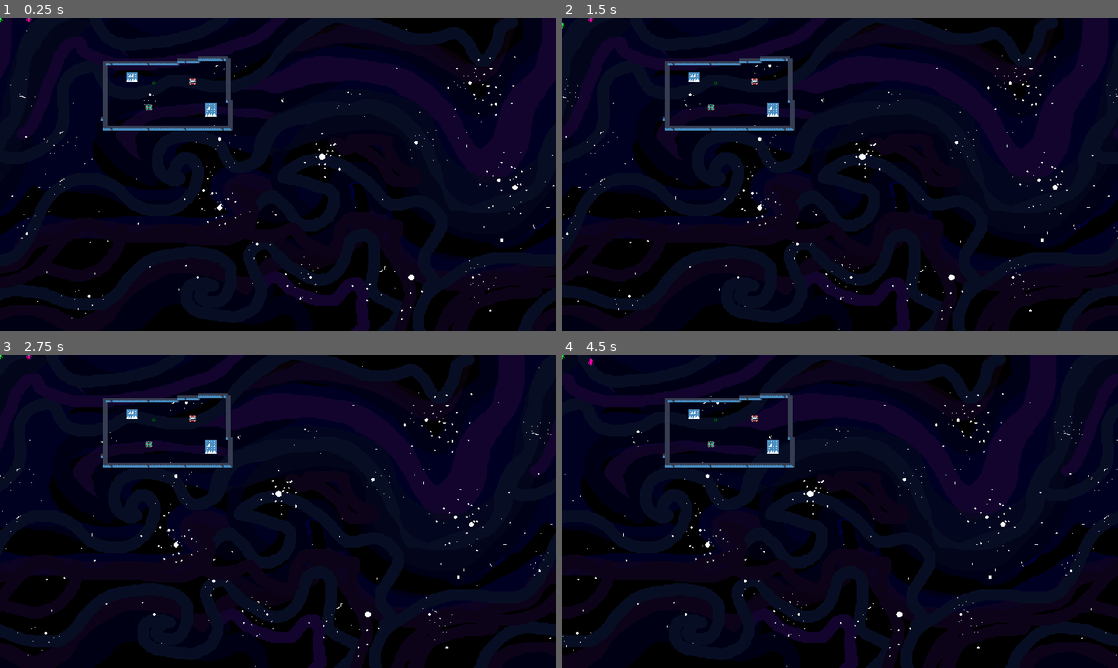
Above: before the commit, frames 1-4 (two rows, left to right).
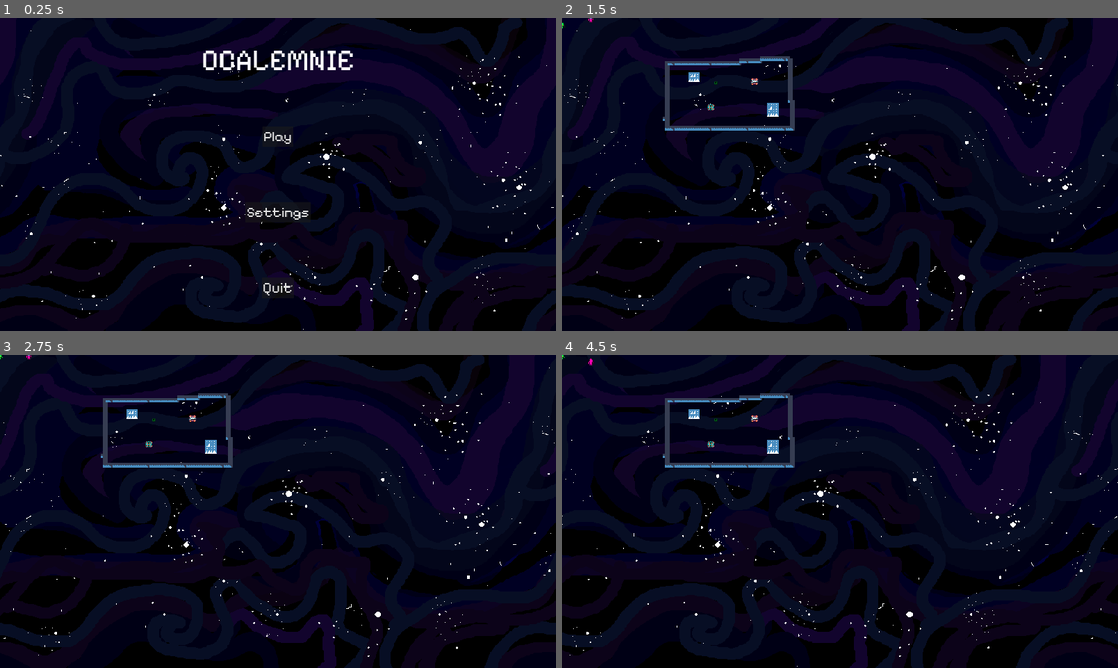
Above: after the commit, the same moments.

Repository: feargrinn/cyberiada2024
Game: Godot game, scene res://scenes/key_scenes/main_menu.tscn
Same seed, same stepped clock (60 frames per second), same inputs: the game is played once before the commit and once after it. Before the commit the project starts from res://scenes/key_scenes/game.tscn. The engine's default icon, where the game draws it, is replaced by a stand-in: a white triangle on a blue panel in a dark square.
Inputs (mouse positions are in pixels of both pictures, inside the frame that each line leads up to):
- Up to frame 1 (0.25 s): no input
- Up to frame 2 (1.5 s): click (840, 136) at 0.5 s, where only the run after the commit has a clickable "Play"; tap Enter (interact_B) at 1.25 s; tap S (A_dol) at 1.35 s
- Up to frame 3 (2.75 s): tap W (A_gora) at 2.1 s
- Up to frame 4 (4.5 s): tap A (A_lewo) at 2.85 s; tap D (A_prawo) at 3.6 s; tap Down (B_dol) at 4.35 s

The runs differ from the first frame. In frame 1, 8.2% of the frame differs, in the area x 0-100%, y 0-100%; in frame 2, 12%; in frame 3, 12%; in frame 4, 12%.

Commit message:
I think minor sound changes?
tbh i forgor alr

Diff:
--- a/default_bus_layout.tres
+++ b/default_bus_layout.tres
@@ -1,11 +1,13 @@
-[gd_resource type="AudioBusLayout" format=3 uid="uid://cm5o1hqvq1jbr"]
+[gd_resource type="AudioBusLayout" load_steps=2 format=3 uid="uid://d2dafg8vnfwt8"]
+
+[sub_resource type="AudioEffectEQ" id="AudioEffectEQ_f64pg"]
 
 [resource]
 bus/1/name = &"Music"
 bus/1/solo = false
 bus/1/mute = false
 bus/1/bypass_fx = false
-bus/1/volume_db = 0.0
+bus/1/volume_db = -8.00903
 bus/1/send = &"Master"
 bus/2/name = &"SFX"
 bus/2/solo = false
@@ -13,3 +15,5 @@
 bus/2/bypass_fx = false
 bus/2/volume_db = 0.0
 bus/2/send = &"Master"
+bus/2/effect/0/effect = SubResource("AudioEffectEQ_f64pg")
+bus/2/effect/0/enabled = false
--- a/project.godot
+++ b/project.godot
@@ -11,7 +11,7 @@
 [application]
 
 config/name="gamejam working"
-run/main_scene="res://scenes/key_scenes/game.tscn"
+run/main_scene="res://scenes/key_scenes/main_menu.tscn"
 config/features=PackedStringArray("4.3", "GL Compatibility")
 config/icon="res://textures/postacie/wobot1_sprite_32x32.png"
 
--- a/scenes/smaller_scenes/wrench.tscn
+++ b/scenes/smaller_scenes/wrench.tscn
@@ -1,8 +1,9 @@
-[gd_scene load_steps=5 format=3 uid="uid://bhx5ge86pfjav"]
+[gd_scene load_steps=6 format=3 uid="uid://bhx5ge86pfjav"]
 
 [ext_resource type="Script" path="res://scripts/wrench.gd" id="1_5swg1"]
 [ext_resource type="Texture2D" uid="uid://810tt6uhmsor" path="res://textures/wrench_sprite_24x12.png" id="2_pqs1x"]
 [ext_resource type="Texture2D" uid="uid://tmnv7wa28my7" path="res://textures/skrzynka1.png" id="3_c7p8j"]
+[ext_resource type="AudioStream" uid="uid://b35j25xqtb2mh" path="res://audio/wykonanie zadania.mp3" id="4_qjv4f"]
 
 [sub_resource type="CircleShape2D" id="CircleShape2D_410uk"]
 radius = 19.9249
@@ -20,5 +21,9 @@
 [node name="Sprite2D" type="Sprite2D" parent="."]
 texture = ExtResource("3_c7p8j")
 
+[node name="AudioStreamPlayer" type="AudioStreamPlayer" parent="."]
+stream = ExtResource("4_qjv4f")
+bus = &"SFX"
+
 [connection signal="body_entered" from="." to="." method="_on_body_entered"]
 [connection signal="body_exited" from="." to="." method="_on_body_exited"]
--- a/scripts/wrench.gd
+++ b/scripts/wrench.gd
@@ -1,6 +1,7 @@
 extends Area2D
 
 func interact(player: Node2D) -> void:
+	$AudioStreamPlayer.play()
 	var sprite = get_node_or_null("sprite")
 	if sprite and not player.get_node_or_null("sprite"):
 		remove_child(sprite)
